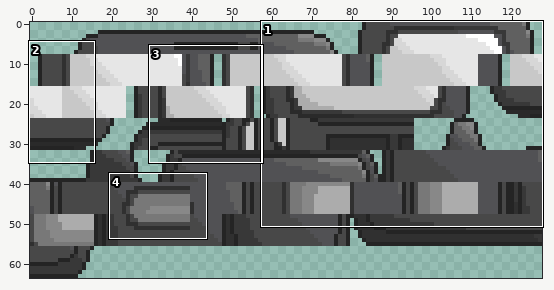
File history of a sprite sheet, graphics/rotom_start_menu/overworld/flip_phone_tiles.png. Above, an overview of the earlier version with the close-up marked.
Close-up. Before:
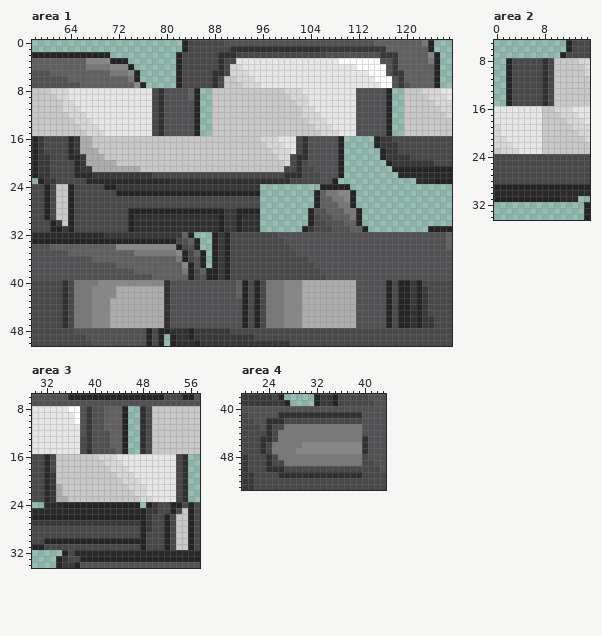
The file is 128x64 pixels. Shown: area 1: x 58..127, y 0..50; area 2: x 0..15, y 5..34; area 3: x 30..57, y 6..34; area 4: x 20..43, y 38..53. The commit also changed other parts of the picture, which this record leaves out.
The result:
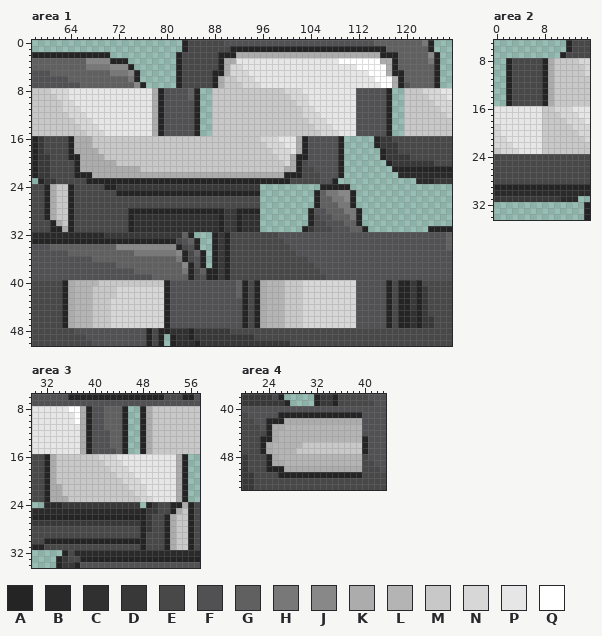
Palette (. is transparent): A #242424  B #2a2a2a  C #303030  D #383838  E #484848  F #515154  G #606060  H #787878  J #888888  K #acacac  L #b4b4b4  M #c8c8c8  N #d7d7d7  P #e6e6e6  Q #ffffff
The edit:
Area 1:
y 1: x 91..116 CCCCCCCCCCCCCCCDDDDDDDDDDD -> AAAAAAAAAAAAAAAAAAAAAAAAAA
y 2: x 89..118 CCCEEEEEEEEEEEEEEEFFFFFFFFFDDD -> AAAKKKKKKKKKKKKKKKKKKKKKKKKAAA
y 3: x 89..91 CEE -> AKK; x 116..118 FFD -> KKA
y 4: x 89..90 CE -> AK; x 117..118 FD -> KA
y 5: x 88..90 CCE -> AAK; x 117..119 FDD -> KAA
y 6..7: x 88..89 CE -> AK; x 118..119 FD -> KA
y 8..15: x 78..79 EC -> KA
y 16..18: x 64..65 BD -> AK; x 102..103 EC -> KA
y 19: x 64..66 BBD -> AAK; x 101..103 ECC -> KAA
y 20: x 65..66 BD -> AK; x 101..102 EC -> KA
y 21: x 65..67 BDD -> AKK; x 100..102 EEC -> KKA
y 22: x 65..102 BBBDDDDDDDDDDEEEEEEEEEEEEEEEEEEEEEECCC -> AAAKKKKKKKKKKKKKKKKKKKKKKKKKKKKKKKKAAA
y 23: x 67..100 BBBBBBBBBBBBBBCCCCCCCCCCCCCCCCCCCC -> AAAAAAAAAAAAAAAAAAAAAAAAAAAAAAAAAA; x 125..127 AAA -> DDD
y 24..29: x 61 E -> K
y 30: x 62 D -> K
y 31: x 63 D -> K
y 40: x 63..80 CEHHHHJJJJJJJJJJJC -> AKLLLLMMMMMMMMMMMA; x 96..111 EHHHJJJKKKKKKKKK -> KLLLMMMNNNNNNNNN
y 41..42: x 63..80 CEHHHJJJJKKKKKKKKC -> AKLLLMMMMNNNNNNNNA; x 96..111 EHHHJJJKKKKKKKKK -> KLLLMMMNNNNNNNNN
y 43..47: x 63..80 CEHHHJJJKKKKKKKKKC -> AKLLLMMMNNNNNNNNNA; x 96..111 EHHHJJJKKKKKKKKK -> KLLLMMMNNNNNNNNN
Area 2:
y 8..15: x 8..9 CE -> AK
y 31: x 0..10 AAAAAAAAAAA -> DDDDDDDDDDD
Area 3:
y 8..12: x 38..39 FD -> KA; x 48..49 CE -> AK
y 13..14: x 38..39 ED -> KA; x 48..49 CE -> AK
y 15: x 38..39 EC -> KA; x 48..49 CE -> AK
y 16..18: x 32..33 BE -> AK; x 54..55 EC -> KA
y 19..23: x 32..33 BD -> AK; x 54..55 EC -> KA
y 24: x 35..47 AAAAAAAAAAAAA -> DDDDDDDDDDDDD; x 55 E -> K
y 25: x 54 E -> K
y 26..31: x 53 E -> K
Area 4:
y 41: x 26..39 CCCCCCCCCCCCCC -> AAAAAAAAAAAAAA
y 42: x 24..39 CCCEEEEEEEEEEEEE -> AAAKKKKKKKKKKKKK
y 43: x 24..39 CEEHHHHHHHHHHHHH -> AKKLLLLLLLLLLLLL
y 44: x 24..39 CEHHHHHHHHHHHHHH -> AKLLLLLLLLLLLLLL
y 45: x 23..40 CCEHHHHHHHHHHHHHHC -> AAKLLLLLLLLLLLLLLA
y 46: x 23..40 CEHHHHHJJJJJJJJJJC -> AKLLLLLMMMMMMMMMMA
y 47: x 23..40 CEHHHHJJJJJJJJJJJC -> AKLLLLMMMMMMMMMMMA
y 48: x 24..39 CEHHHHHHHHHHHHHH -> AKLLLLLLLLLLLLLL
y 49: x 24..39 CEEHHHHHHHHHHHHH -> AKKLLLLLLLLLLLLL
y 50: x 24..39 CCCEEEEEEEEEEEEE -> AAAKKKKKKKKKKKKK
y 51: x 26..39 CCCCCCCCCCCCCC -> AAAAAAAAAAAAAA
